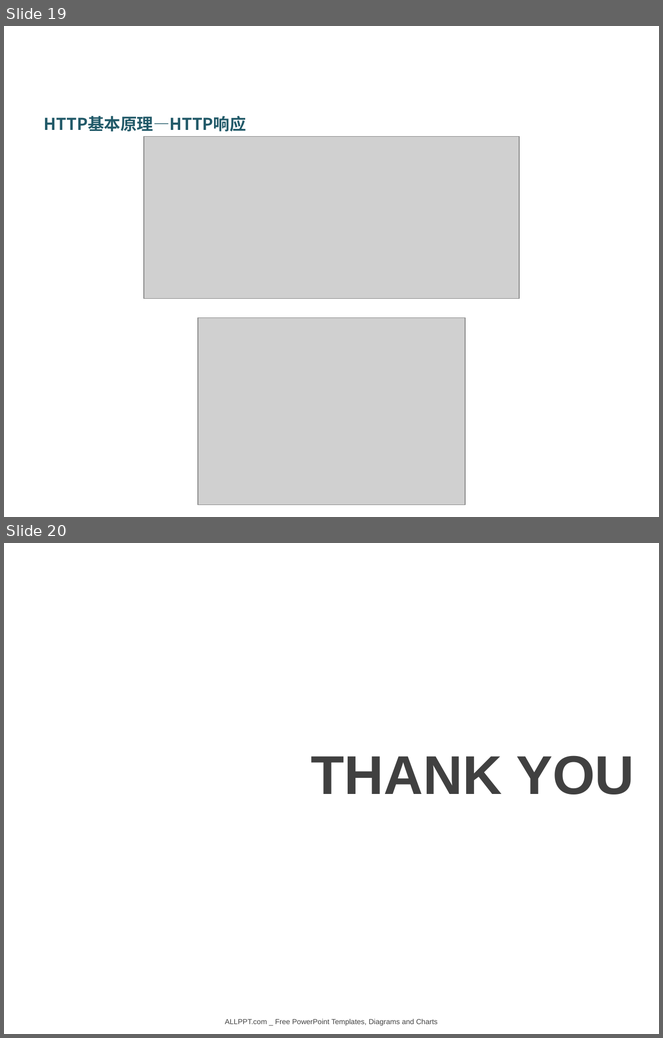
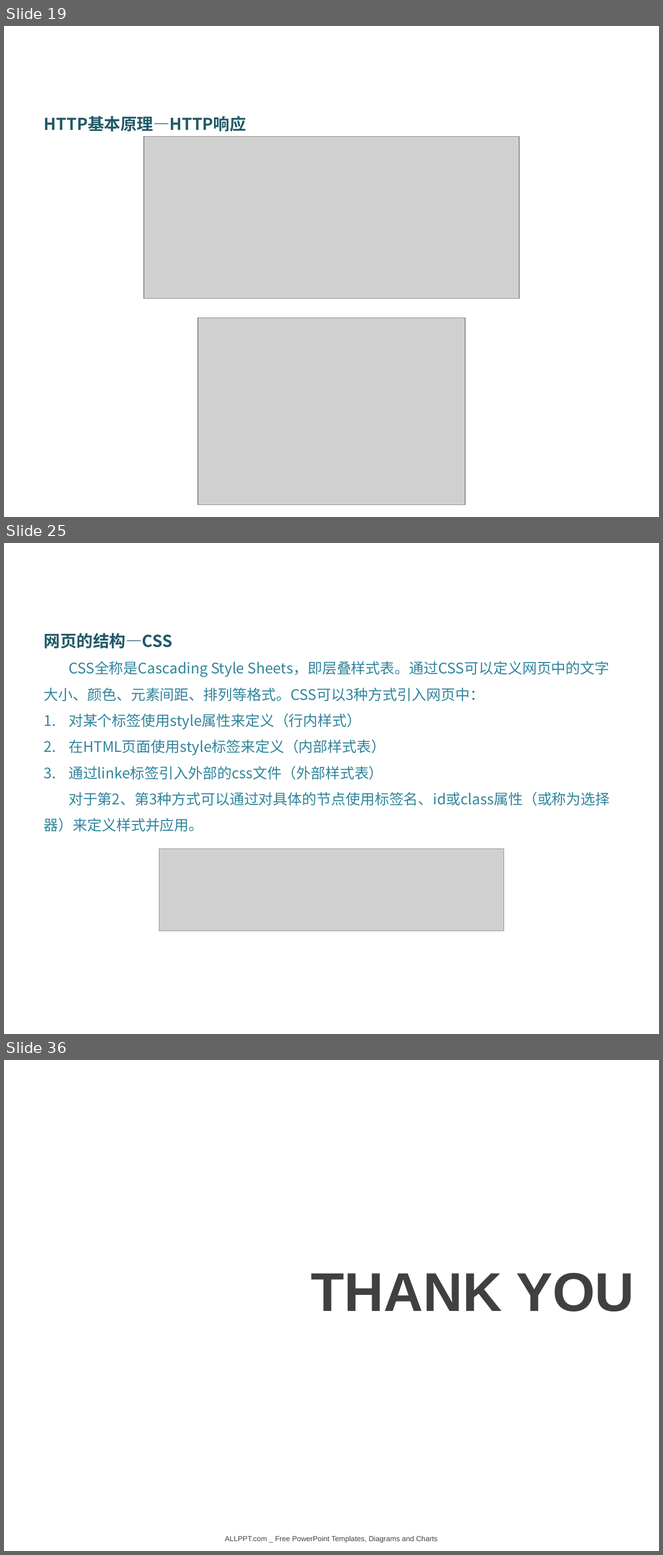
Before and after one commit to DataScienceCoding/Python-Web-Crawler, a slide deck: Python-Web-Crawler.pptx. Shown one above the other, each under a label of ours: slides 19 and 20 before the commit, slides 19, 25 and 36 after it; the slides between them are not shown. The pictures are 663x1038 and 663x1555 pixels, drawn with LibreOffice and Linux fonts; fonts in the diff are those of the drawing; grey boxes stand for pictures; background and template pictures are left out. Boxes give left, top, right and bottom in pixels: in the first picture for what was removed or moved away, otherwise in the second. Text is boxed around its words. In the diff, an @@ line names an element or a change of style, - is before the commit and + after.

```diff
--- a/Python-Web-Crawler.pptx
+++ b/Python-Web-Crawler.pptx
@@ slide 25 added at (4,543,659,1034), background picture (left out) @@
@@ text added at (44,633,610,832), 16 pt, text #31859C @@
+网页的结构—CSS
+CSS全称是Cascading Style Sheets，即层叠样式表。通过CSS可以定义网页中的文字大小、颜色、元素间距、排列等格式。CSS可以3种方式引入网页中：
+1. 对某个标签使用style属性来定义（行内样式）
+2. 在HTML页面使用style标签来定义（内部样式表）
+3. 通过linke标签引入外部的css文件（外部样式表）
+对于第2、第3种方式可以通过对具体的节点使用标签名、id或class属性（或称为选择器）来定义样式并应用。
@@ picture added at (159,849,504,931) @@
@@ what was slide 20 is now slide 36 @@
```
Also in this commit, not shown: 1 slide changed, 15 other slides added, 9 other files.
